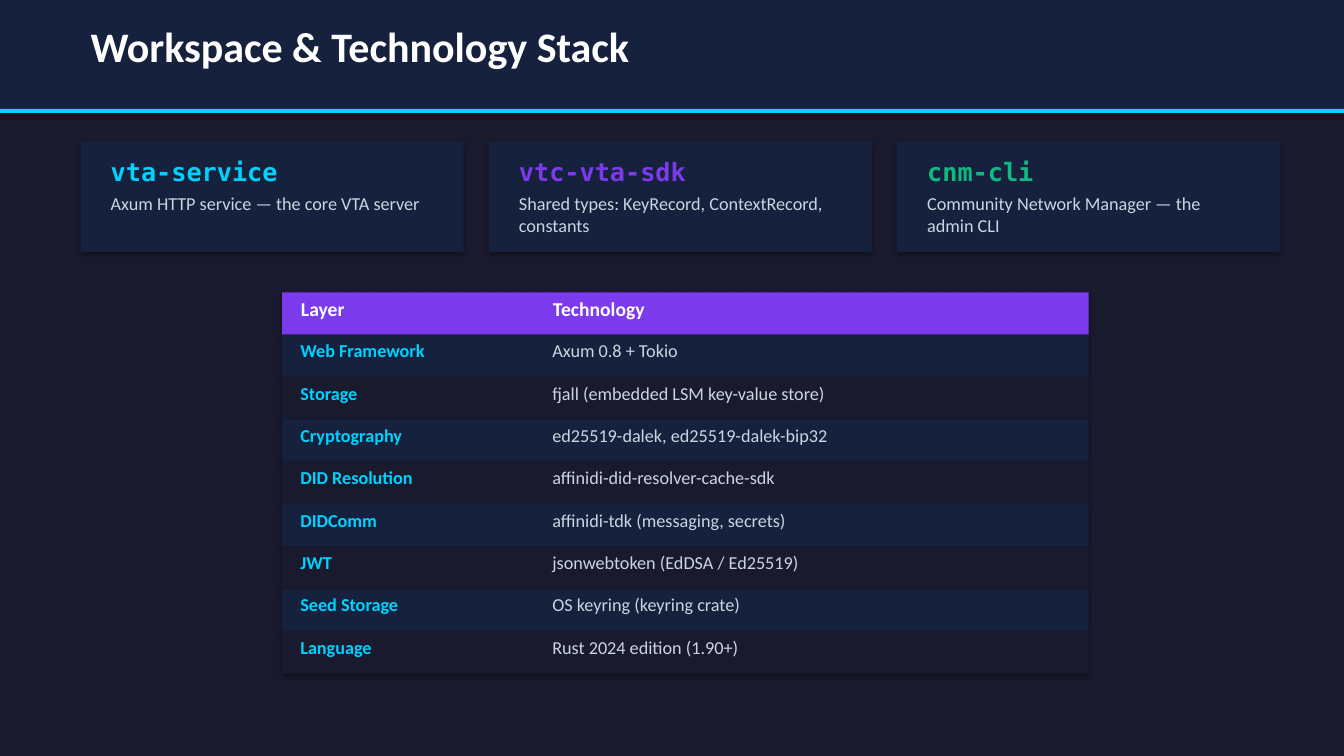
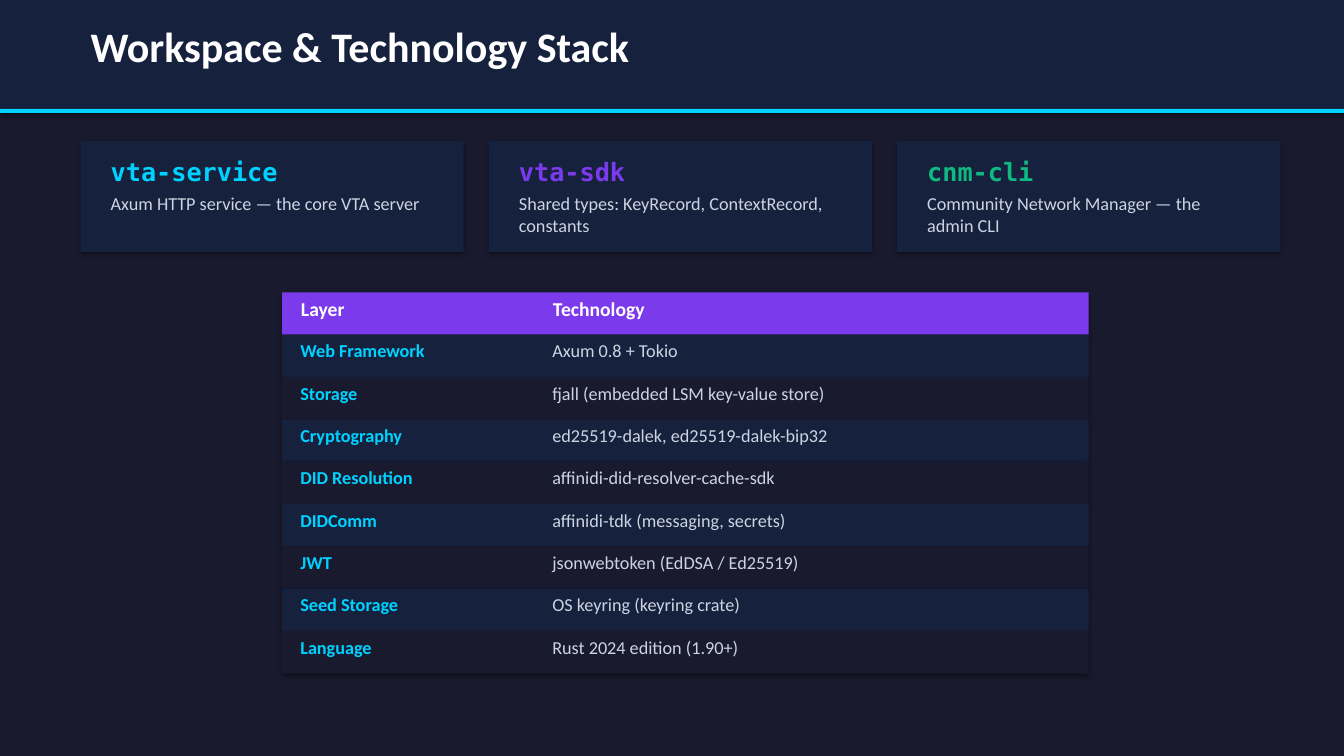
Before and after one commit to FirstPersonNetwork/vtc-vta-rs, a slide deck: slide 3 of docs/VTA_Service_Overview.pptx. Drawn at 1344x756 pixels with LibreOffice and Linux fonts; fonts in the diff are those of the drawing. Boxes give left, top, right and bottom in pixels: in the first picture for what was removed or moved away, otherwise in the second. Text is boxed around its words. In the diff, an @@ line names an element or a change of style, - is before the commit and + after.

```diff
--- a/docs/VTA_Service_Overview.pptx
+++ b/docs/VTA_Service_Overview.pptx
@@ text at (x1=519, y1=162, x2=625, y2=182): text changed @@
-vtc-vta-sdk
+vta-sdk
```
Also in this commit, not shown: 21 other files.
